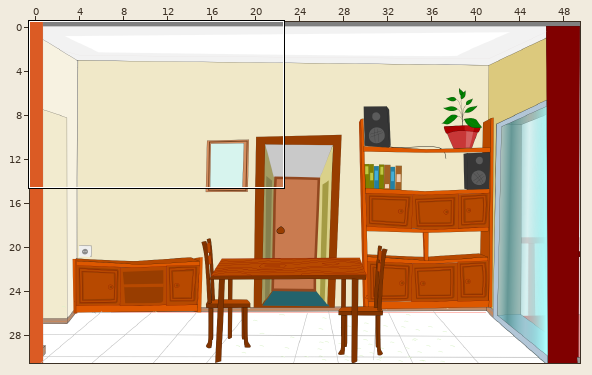
Tiled map, stored at data/escena_02/escena_02.tmx. Above, an overview of the earlier version with the close-up marked.
Close-up. Before:
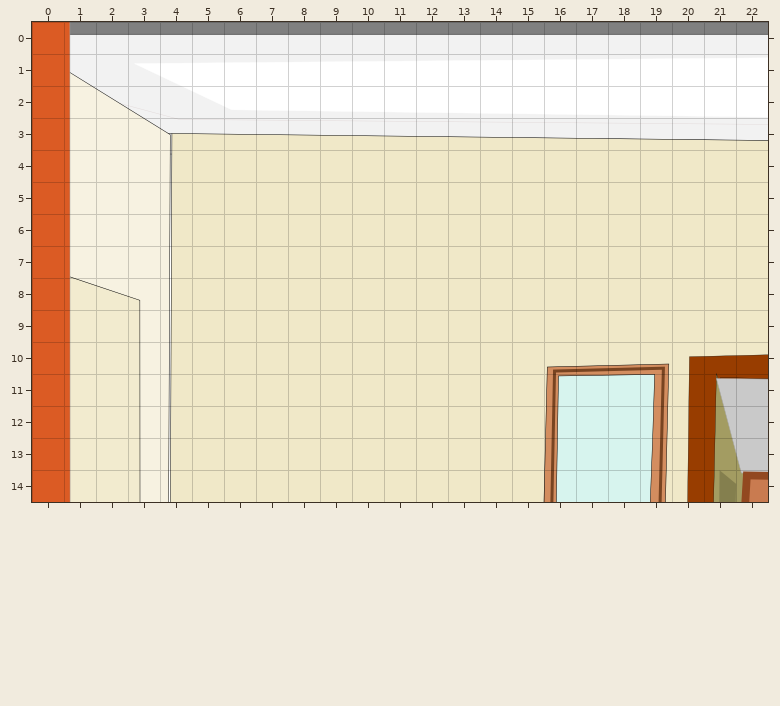
Cells are 32x32 px. Shown: x 0..22, y 0..14. Tiles whose own drawing changed are shown in their newer look in all pictures.
Now the later version:
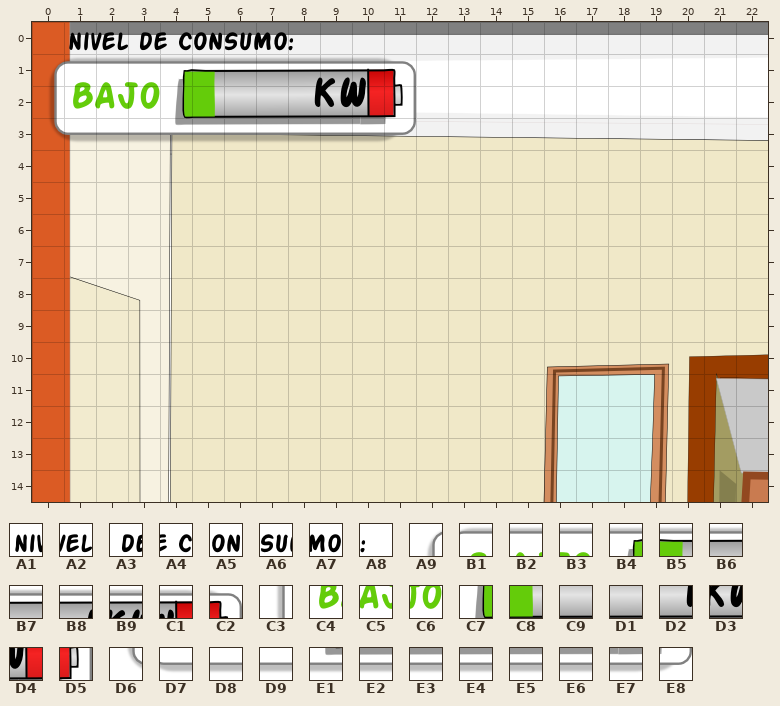
Key: from "pila": A1 1, A2 2, A3 3, A4 4, A5 5, A6 6, A7 7, A8 8, A9 12, B1 13, B2 14, B3 15, B4 16, B5 17, B6 18, B7 19, B8 20, B9 21, C1 22, C2 23, C3 24, C4 25, C5 26, C6 27, C7 28, C8 29, C9 30, D1 31, D2 32, D3 33, D4 34, D5 35, D6 36, D7 37, D8 38, D9 39, E1 40, E2 41, E3 42, E4 43, E5 44, E6 45, E7 46, E8 47.
__ is an empty cell, .. an unchanged one.
Tiles of an added or newly shown layer are drawn over the layers below it.
The author wrote: mejorando escenas
Change:
--- layer "foreground" (added)
@@ x 0..11 @@
- 0 .. __ __ __ __ __ __ __ __ .. .. ..
- 1 __ __ __ __ __ __ __ __ __ __ __ __
- 2 __ __ __ __ __ __ __ __ __ __ __ __
- 3 __ __ __ __ __ __ __ __ __ __ __ __
+ 0 .. A1 A2 A3 A4 A5 A6 A7 A8 .. .. ..
+ 1 A9 B1 B2 B3 B4 B5 B6 B7 B8 B9 C1 C2
+ 2 C3 C4 C5 C6 C7 C8 C9 D1 D2 D3 D4 D5
+ 3 D6 D7 D8 D9 E1 E2 E3 E4 E5 E6 E7 E8
Where, in picture pixels (left, top, right, bottom), the same in both close-ups:
added: (48, 32, 416, 143)
